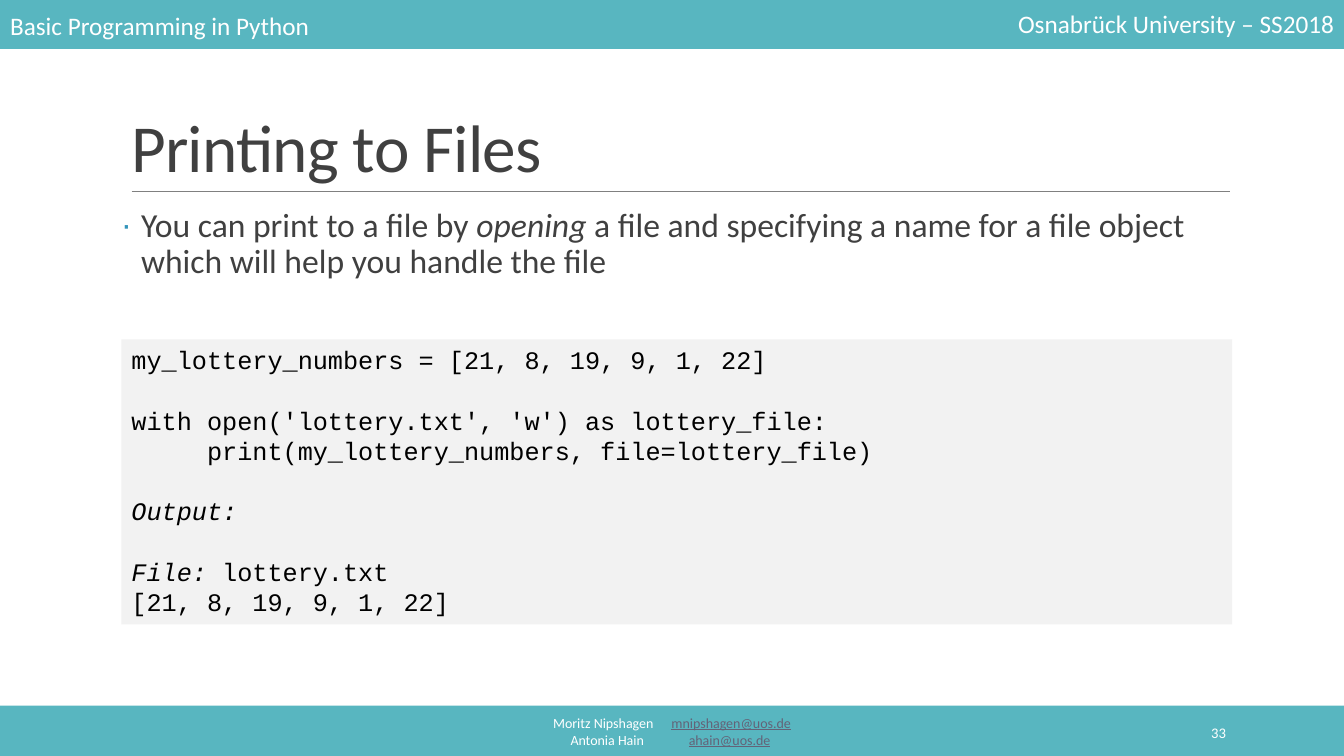
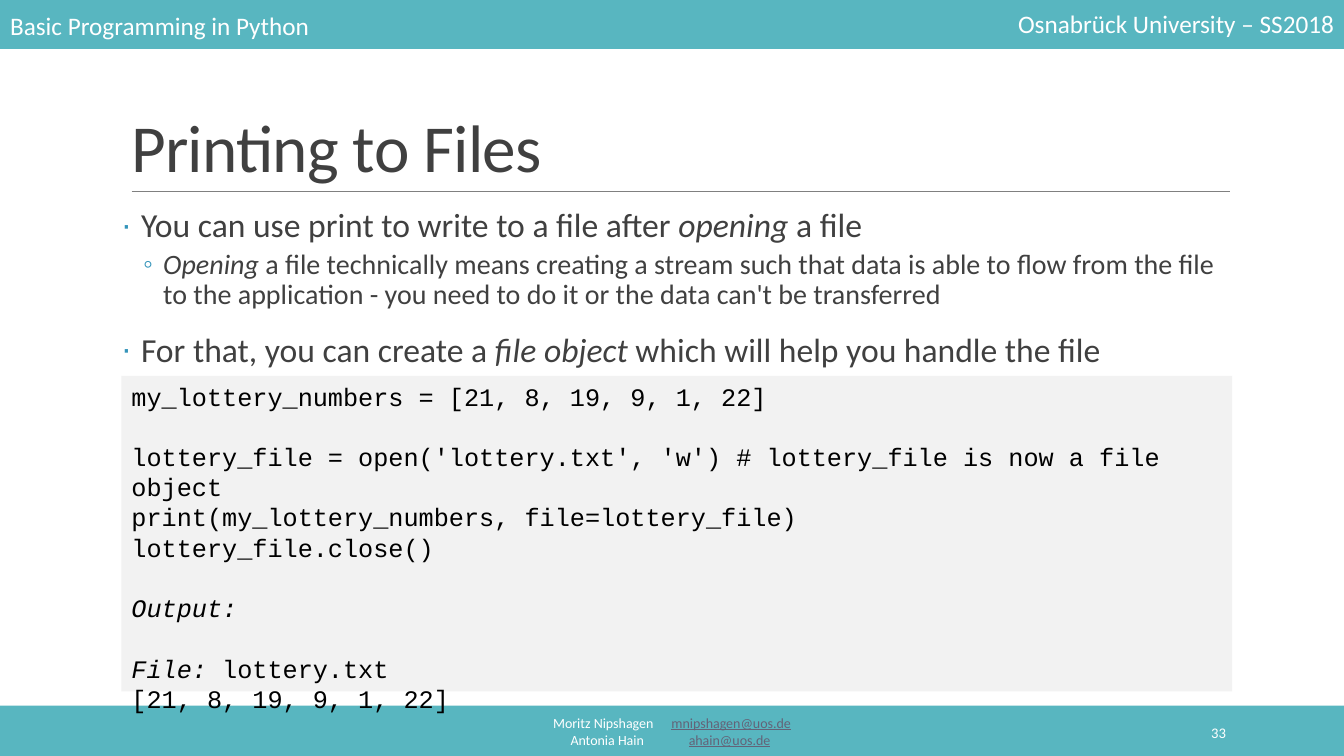
Before and after one commit to mnipshagen/monty, a slide deck: slide 33 of 2018/06/06_Sorting_and_IO.pptx. Drawn at 1344x756 pixels with LibreOffice and Linux fonts; fonts in the diff are those of the drawing. Boxes give left, top, right and bottom in pixels: in the first picture for what was removed or moved away, otherwise in the second. Text is boxed around its words. In the diff, an @@ line names an element or a change of style, - is before the commit and + after.

```diff
--- a/2018/06/06_Sorting_and_IO.pptx
+++ b/2018/06/06_Sorting_and_IO.pptx
@@ text at <box>141,213,1214,368</box>: text changed; size 24 to 20 pt @@
-· You can print to a file by opening a file and specifying a name for a file object which will help you handle the file
+· You can use print to write to a file after opening a file
+  ◦ Opening a file technically means creating a stream such that data is able to flow from the file to the application - you need to do it or the data can't be transferred
+· For that, you can create a file object which will help you handle the file
@@ rectangle "my_lottery_numbers = [21, 8, 19, ...": place and size @@
-rectangle "my_lottery_numbers = [21, 8, 19, ..." at <box>121,340,1232,625</box>
+rectangle "my_lottery_numbers = [21, 8, 19, ..." at <box>121,376,1232,692</box>
@@ text in rectangle at <box>131,448,1160,502</box>: text changed @@
-with open('lottery.txt', 'w') as lottery_file:
+lottery_file = open('lottery.txt', 'w') # lottery_file is now a file object
@@ text in rectangle at <box>131,538,433,563</box>: paragraph added @@
+lottery_file.close()
```
Also in this commit, not shown: 22 other slides changed, 12 slides added, 2 slides removed.
